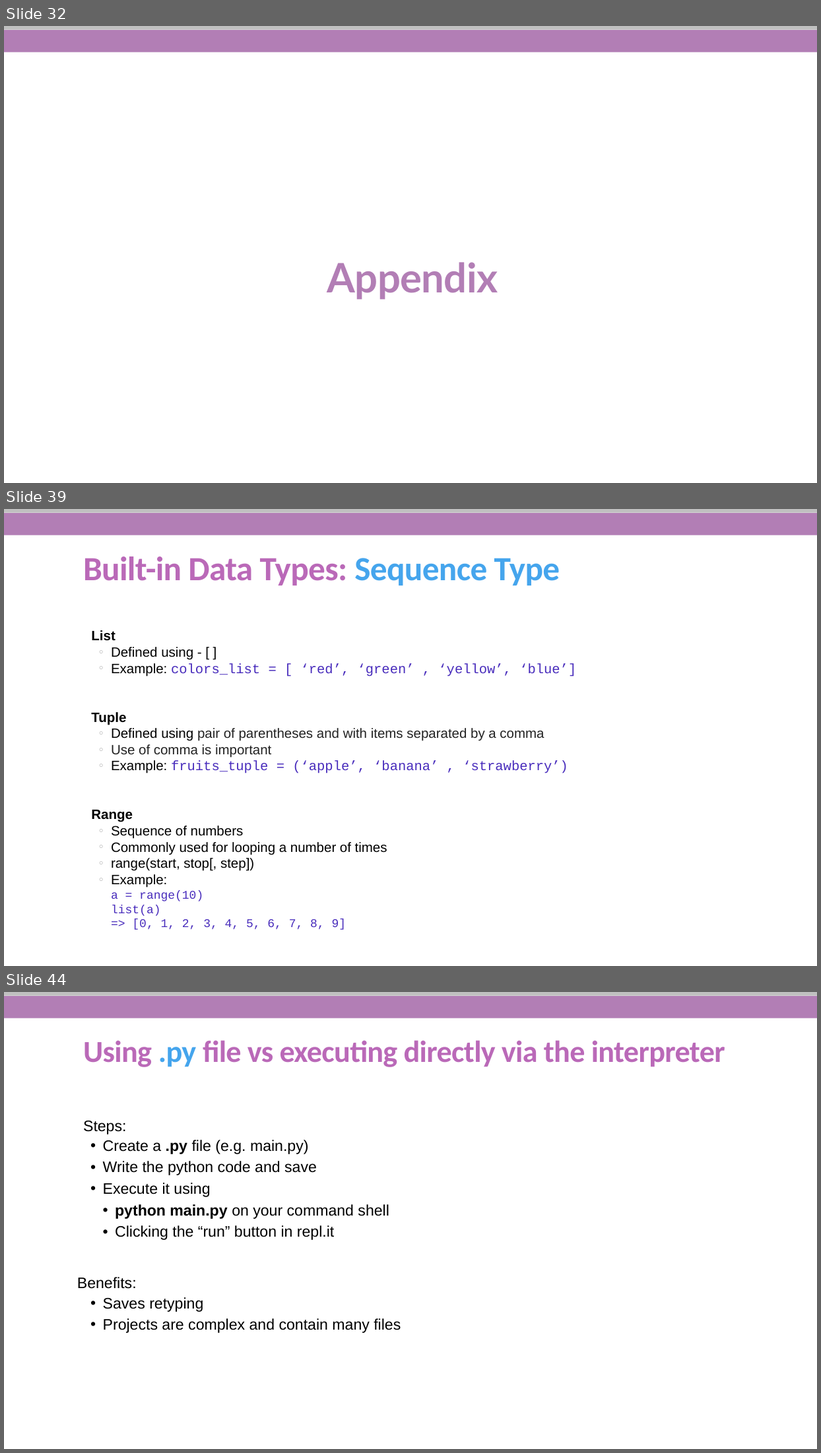
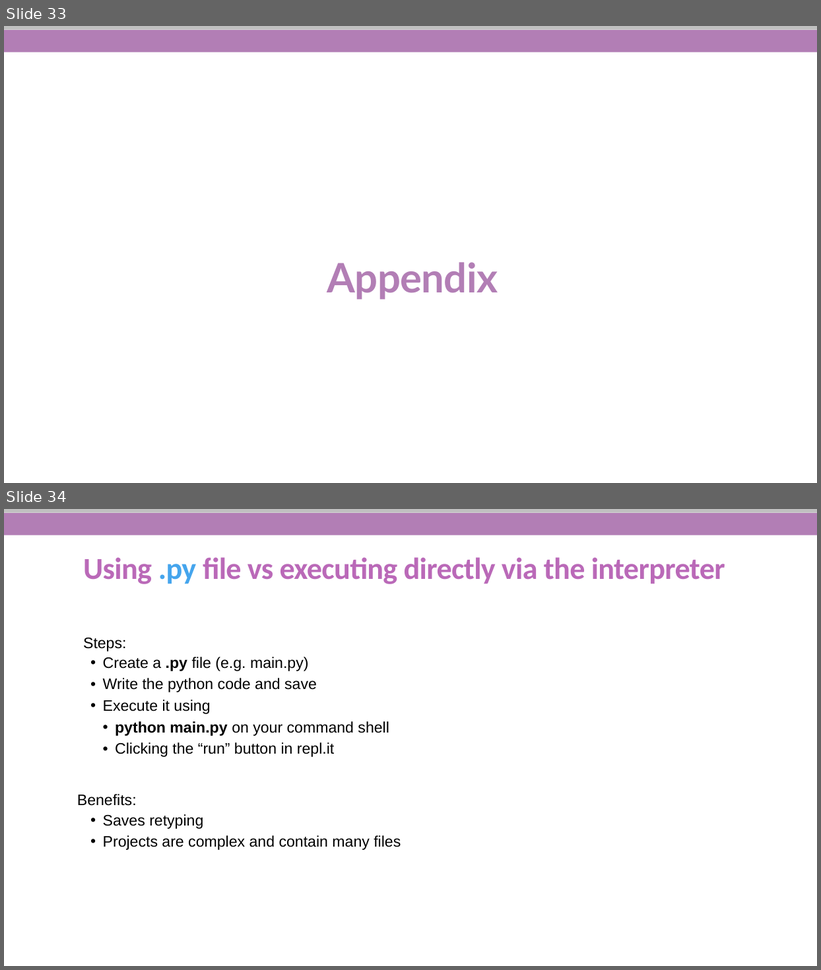
Before and after one commit to She-Codes-Now/Intro-to-Python, a slide deck: Python-SheCodesNow_updated.pptx. Shown one above the other, each under a label of ours: slides 32, 39 and 44 before the commit, slides 33 and 34 after it; the slides between them are not shown. The pictures are 821x1453 and 821x970 pixels, drawn with LibreOffice and Linux fonts; fonts in the diff are those of the drawing; background and template pictures are left out. Boxes give left, top, right and bottom in pixels: in the first picture for what was removed or moved away, otherwise in the second. Text is boxed around its words. In the diff, an @@ line names an element or a change of style, - is before the commit and + after.

```diff
--- a/Python-SheCodesNow_updated.pptx
+++ b/Python-SheCodesNow_updated.pptx
@@ slide 39 removed at (x1=4, y1=509, x2=817, y2=966), background #FFFFFF; not listed: 2 template elements that a slide beside it also shows @@
@@ title removed at (x1=83, y1=557, x2=560, y2=586) @@
-Built-in Data Types: Sequence Type
@@ text removed at (x1=91, y1=630, x2=576, y2=930) @@
-  List
-  ◦ Defined using - [ ]
-  ◦ Example: colors_list = [ ‘red’, ‘green’ , ‘yellow’, ‘blue’]
-  Tuple
-  ◦ Defined using pair of parentheses and with items separated by a comma
-  ◦ Use of comma is important
-  ◦ Example: fruits_tuple = (‘apple’, ‘banana’ , ‘strawberry’)
-  Range
-  ◦ Sequence of numbers
-  ◦ Commonly used for looping a number of times
-  ◦ range(start, stop[, step])
-  ◦ Example:
-    a = range(10)
-    list(a)
-    => [0, 1, 2, 3, 4, 5, 6, 7, 8, 9]
@@ what was slide 32 is now slide 33 @@
@@ what was slide 44 is now slide 34 @@
```
Also in this commit, not shown: 13 slides changed, 3 slides added, 11 other slides removed.
